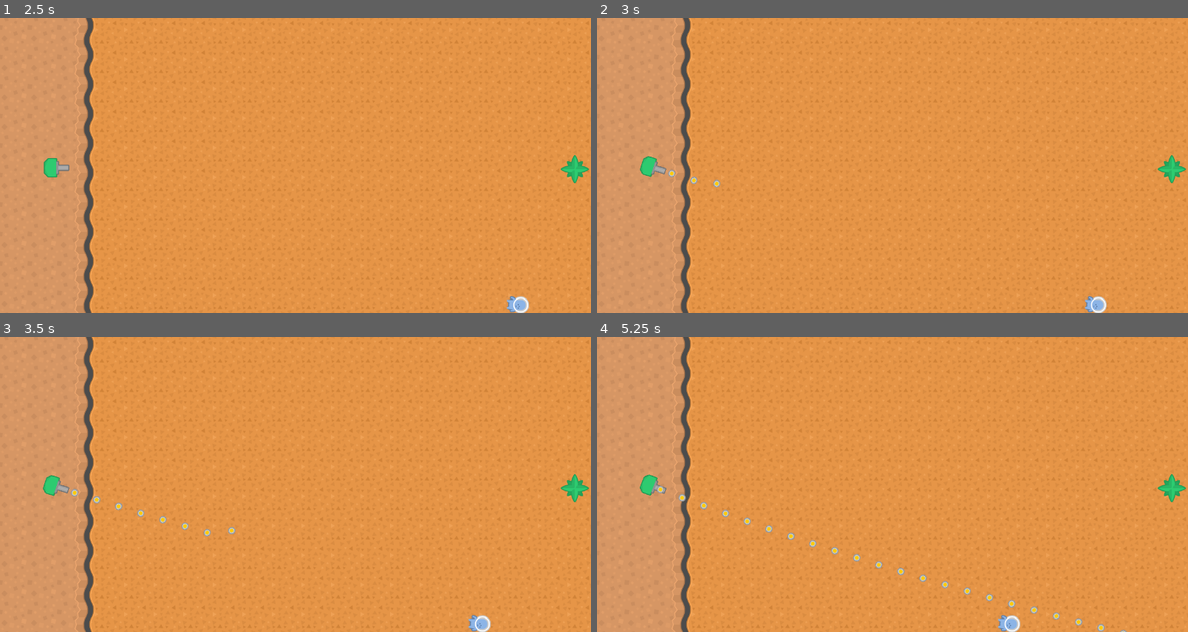
Above: before the commit, frames 1-4 (two rows, left to right).
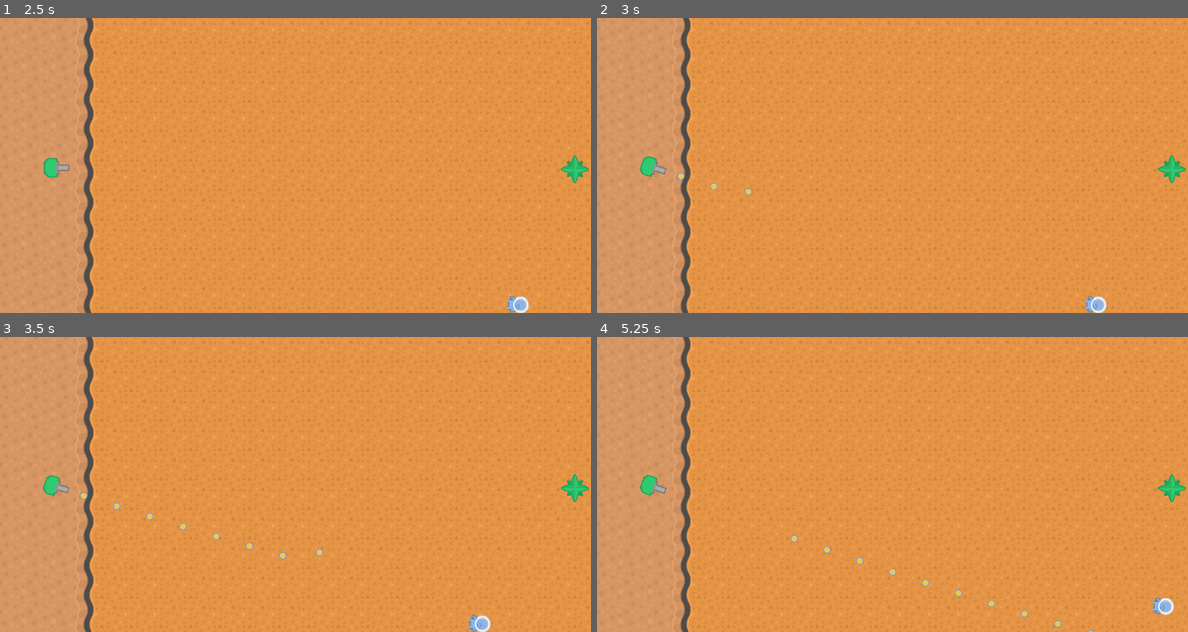
Above: after the commit, the same moments.

Repository: Mynijo/GateDefense
Game: Godot game, scene res://terrain/Map01.tscn
Same seed, same stepped clock (60 frames per second), same inputs: the game is played once before the commit and once after it.
Inputs:
- Up to frame 1 (2.5 s): tap Enter at 0.5 s
- Up to frame 2 (3 s): no input
- Up to frame 3 (3.5 s): no input
- Up to frame 4 (5.25 s): no input

Frame 1 is identical in both runs. In frame 2, 0.1% of the frame differs, in the area x 12-27%, y 51-61%; in frame 3, 0.4%; in frame 4, 1.2%, in the area x 7-98%, y 46-100%.

Commit message:
Added healthbars for enemies

Diff:
--- a/Bullet/BulletPhy.tscn
+++ b/Bullet/BulletPhy.tscn
@@ -12,8 +12,8 @@
 [node name="BulletPhy" index="0" instance=ExtResource( 1 )]
 
 script = ExtResource( 2 )
-speed = 500
-damage = 100
+speed = 750
+damage = 10
 lifetime = 20.0
 
 [node name="Sprite" parent="." index="0"]
--- a/Enemy/Enemy.gd
+++ b/Enemy/Enemy.gd
@@ -22,6 +22,7 @@
 	velocity = Vector2(speed * delta * -100, 0)
 
 func take_damage(damage):
+	emit_signal('health_changed',health)
 	health -= damage
 	if health <= 0:
 		dead()
--- a/Enemy/Enemy.tscn
+++ b/Enemy/Enemy.tscn
@@ -1,6 +1,7 @@
-[gd_scene load_steps=2 format=2]
+[gd_scene load_steps=3 format=2]
 
 [ext_resource path="res://Enemy/Enemy.gd" type="Script" id=1]
+[ext_resource path="res://ui/UnitDisplay.tscn" type="PackedScene" id=2]
 
 [node name="Enemy" type="KinematicBody2D" index="0"]
 
@@ -17,3 +18,7 @@
 [node name="CollisionShape2D" type="CollisionShape2D" parent="." index="0"]
 
 [node name="Sprite" type="Sprite" parent="." index="1"]
+
+[node name="UnitDisplay" parent="." index="2" instance=ExtResource( 2 )]
+
+[connection signal="health_changed" from="." to="UnitDisplay" method="update_healthbar"]
--- /dev/null
+++ b/ui/UnitDisplay.gd
@@ -0,0 +1,16 @@
+extends Node2D
+
+
+func _ready():
+	var parent = get_parent()
+	$HealthBar.max_value = parent.health
+	for node in get_children():
+		node.hide()
+	pass
+func _process(delta):
+	global_rotation = 0
+
+func update_healthbar(_value):
+	if _value < $HealthBar.max_value:
+		$HealthBar.show()
+	$HealthBar.value = _value
--- /dev/null
+++ b/ui/UnitDisplay.tscn
@@ -0,0 +1,46 @@
+[gd_scene load_steps=4 format=2]
+
+[ext_resource path="res://ui/UnitDisplay.gd" type="Script" id=1]
+[ext_resource path="res://media/healthbar_overlay.png" type="Texture" id=2]
+[ext_resource path="res://media/healthbar_progress.png" type="Texture" id=3]
+
+[node name="UnitDisplay" type="Node2D" index="0"]
+
+scale = Vector2( 0.25, 0.25 )
+script = ExtResource( 1 )
+_sections_unfolded = [ "Transform" ]
+
+[node name="HealthBar" type="TextureProgress" parent="." index="0"]
+
+anchor_left = 0.0
+anchor_top = 0.0
+anchor_right = 0.0
+anchor_bottom = 0.0
+margin_left = -66.0
+margin_top = -105.0
+margin_right = 67.0
+margin_bottom = -92.0
+rect_pivot_offset = Vector2( 0, 0 )
+rect_clip_content = false
+mouse_filter = 1
+mouse_default_cursor_shape = 0
+size_flags_horizontal = 1
+size_flags_vertical = 1
+min_value = 0.0
+max_value = 100.0
+step = 1.0
+page = 0.0
+value = 100.0
+exp_edit = false
+rounded = false
+texture_under = null
+texture_over = ExtResource( 2 )
+texture_progress = ExtResource( 3 )
+radial_fill_degrees = 360.0
+radial_center_offset = Vector2( 0, 0 )
+nine_patch_stretch = true
+stretch_margin_left = 3
+stretch_margin_top = 3
+stretch_margin_right = 3
+stretch_margin_bottom = 3
+_sections_unfolded = [ "Textures" ]
Binary file added: media/healthbar_overlay.png
Binary file added: media/healthbar_progress.png
Binary file added: media/interfacePack_16x_transparent.png
Not shown, added: .gitignore
